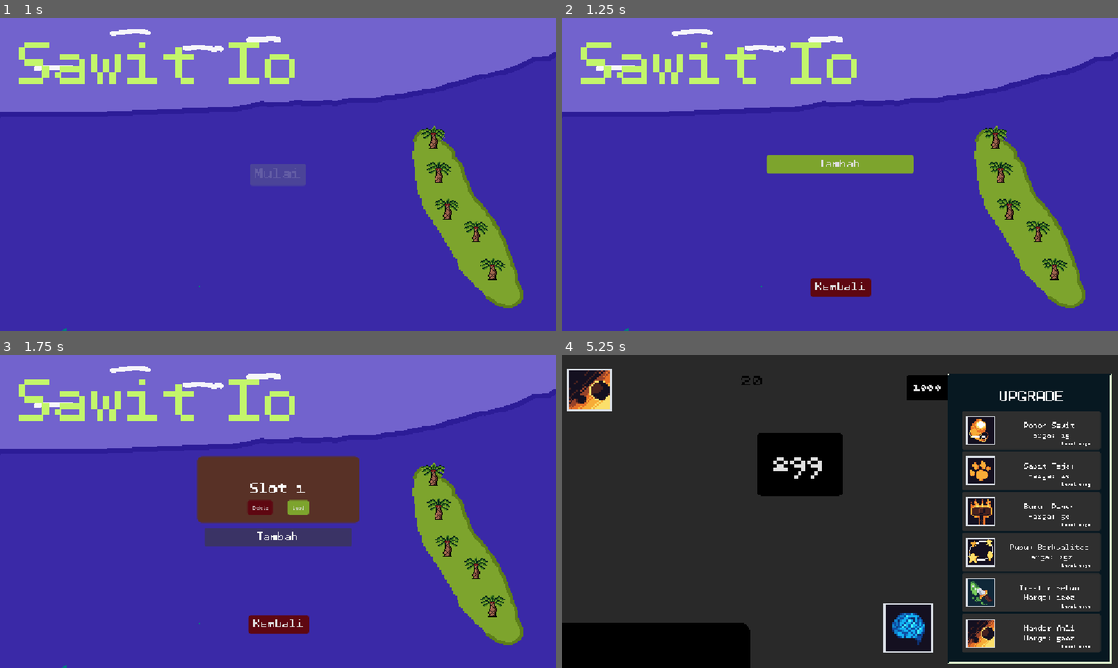
Above: before the commit, frames 1-4 (two rows, left to right).
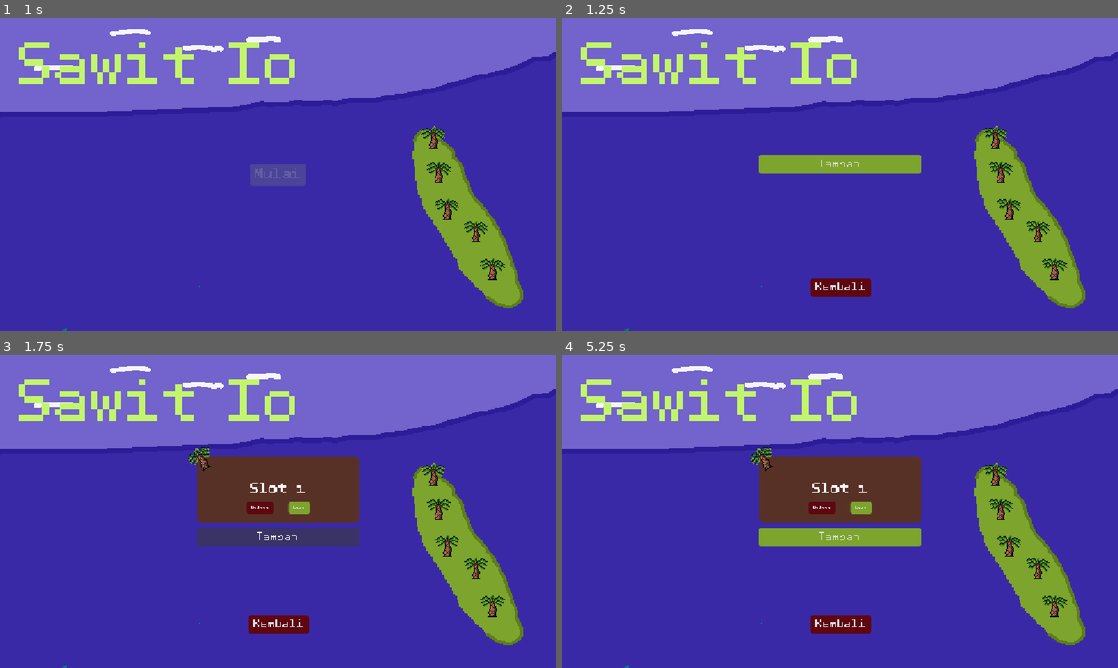
Above: after the commit, the same moments.

Repository: azizul987/Sawit-io
Game: Godot game, scene res://Scene/MainMenui.tscn
Two runs of this game, one before a commit and one after it. Both use one fixed random seed, a clock stepped at 60 frames per second and the inputs below.
Inputs (mouse positions are in pixels of both pictures, inside the frame that each line leads up to):
- Up to frame 1 (1 s): click "Mulai" at 0.5 s
- Up to frame 2 (1.25 s): no input
- Up to frame 3 (1.75 s): click "Tambah" at 1.25 s
- Up to frame 4 (5.25 s): click "Kembali" at 2 s; click "Mulai" at 2.75 s; tap Enter at 3.5 s; drag from (1056, 605) to (1012, 545) at 3.52 s; drag from (1040, 567) to (1001, 508) at 4.27 s; click "Load" at 5 s

Frame 1 is identical in both runs. In frame 2, 0.2% of the frame differs, in the area x 35-65%, y 43-50%; in frame 3, 0.5%; in frame 4, 100%, in the area x 0-100%, y 0-100%.

Commit message:
Tambahkan sistem sarat antar upgrade dan perbaiki clip padding di menu save slot

Diff:
--- a/Logic/Data Templete/Data/Source/UpgradeData.gd
+++ b/Logic/Data Templete/Data/Source/UpgradeData.gd
@@ -24,6 +24,14 @@
 @export var current_level: int = 0
 @export var max_level: int = 10
 
+@export_category("Requirement")
+@export var required_upgrade: UpgradeData
+@export var required_level: int = 0
+
+
+func is_unlocked() -> bool:
+	return required_upgrade == null or required_upgrade.current_level >= required_level
+
 
 func can_upgrade() -> bool:
 	return current_level < max_level
--- a/Logic/Data Templete/Data/ress/updatedatabase.tres
+++ b/Logic/Data Templete/Data/ress/updatedatabase.tres
@@ -26,6 +26,8 @@
 icon = ExtResource("3_sabit")
 effect_value = 2.0
 max_level = 25
+required_upgrade = SubResource("Resource_pohonsawit")
+required_level = 1
 metadata/_custom_type_script = "uid://g1tewc4pomil"
 
 [sub_resource type="Resource" id="Resource_buruh"]
@@ -37,6 +39,8 @@
 effect_type = 2
 effect_value = 3.0
 max_level = 50
+required_upgrade = SubResource("Resource_sabit")
+required_level = 2
 metadata/_custom_type_script = "uid://g1tewc4pomil"
 
 [sub_resource type="Resource" id="Resource_pupuk"]
@@ -48,6 +52,8 @@
 icon = ExtResource("5_pupuk")
 effect_value = 15.0
 max_level = 30
+required_upgrade = SubResource("Resource_buruh")
+required_level = 3
 metadata/_custom_type_script = "uid://g1tewc4pomil"
 
 [sub_resource type="Resource" id="Resource_traktor"]
@@ -60,6 +66,8 @@
 effect_type = 2
 effect_value = 30.0
 max_level = 50
+required_upgrade = SubResource("Resource_pupuk")
+required_level = 3
 metadata/_custom_type_script = "uid://g1tewc4pomil"
 
 [sub_resource type="Resource" id="Resource_mandor"]
@@ -71,6 +79,8 @@
 icon = ExtResource("7_mandor")
 effect_type = 1
 effect_value = 25.0
+required_upgrade = SubResource("Resource_traktor")
+required_level = 3
 metadata/_custom_type_script = "uid://g1tewc4pomil"
 
 [resource]
--- a/Logic/object_For_skrip/SaveSlotItem.tscn
+++ b/Logic/object_For_skrip/SaveSlotItem.tscn
@@ -4,6 +4,7 @@
 [ext_resource type="Script" uid="uid://cvqeqgjrb21wm" path="res://Logic/object_For_skrip/save_slot_item.gd" id="1_k685f"]
 [ext_resource type="StyleBox" uid="uid://bxc7x675qpy2t" path="res://styles/default_btn.tres" id="3_iurdf"]
 [ext_resource type="StyleBox" uid="uid://b6bgi5wq8fg25" path="res://styles/warning_btn.tres" id="3_q5v11"]
+[ext_resource type="Texture2D" uid="uid://gppi7vu38hr3" path="res://Asset/Sawit-2.png" id="5_8adp4"]
 
 [sub_resource type="StyleBoxFlat" id="StyleBoxFlat_iurdf"]
 bg_color = Color(0.34509805, 0.19215687, 0.14901961, 1)
@@ -13,6 +14,21 @@
 corner_radius_bottom_left = 10
 
 [sub_resource type="Theme" id="Theme_q5v11"]
+
+[sub_resource type="AtlasTexture" id="AtlasTexture_dtimm"]
+atlas = ExtResource("5_8adp4")
+region = Rect2(0, 0, 32, 32)
+
+[sub_resource type="SpriteFrames" id="SpriteFrames_hjfu6"]
+animations = [{
+"frames": [{
+"duration": 1.0,
+"texture": SubResource("AtlasTexture_dtimm")
+}],
+"loop": true,
+"name": &"default",
+"speed": 5.0
+}]
 
 [node name="SaveSlot" type="PanelContainer" unique_id=1419727540]
 custom_minimum_size = Vector2(244, 137)
@@ -48,12 +64,25 @@
 
 [node name="Delete" type="Button" parent="MarginContainer/CenterContainer/HBoxContainer" unique_id=1762003973]
 layout_mode = 2
+theme_override_fonts/font = ExtResource("1_6whm3")
 theme_override_font_sizes/font_size = 10
 theme_override_styles/normal = ExtResource("3_q5v11")
 text = "Delete"
 
 [node name="Load" type="Button" parent="MarginContainer/CenterContainer/HBoxContainer" unique_id=1075046711]
 layout_mode = 2
+theme_override_fonts/font = ExtResource("1_6whm3")
 theme_override_font_sizes/font_size = 10
 theme_override_styles/normal = ExtResource("3_iurdf")
 text = "Load"
+
+[node name="AnimatedSprite2D" type="AnimatedSprite2D" parent="." unique_id=12003656]
+position = Vector2(-37.25528, -11.176582)
+rotation = -0.5235988
+scale = Vector2(2, 2)
+sprite_frames = SubResource("SpriteFrames_hjfu6")
+centered = false
+
+[node name="Control" type="Control" parent="." unique_id=802436756]
+layout_mode = 2
+size_flags_stretch_ratio = 11.5
--- a/Scene/MainMenui.tscn
+++ b/Scene/MainMenui.tscn
@@ -6,6 +6,7 @@
 [ext_resource type="PackedScene" uid="uid://rt1bn0tgf0y3" path="res://sawit.tscn" id="3_a0ht3"]
 [ext_resource type="StyleBox" uid="uid://b6bgi5wq8fg25" path="res://styles/warning_btn.tres" id="5_43fsk"]
 [ext_resource type="StyleBox" uid="uid://bxc7x675qpy2t" path="res://styles/default_btn.tres" id="5_a0ht3"]
+[ext_resource type="PackedScene" uid="uid://ixfjwv7jcibd" path="res://Logic/object_For_skrip/SaveSlotItem.tscn" id="5_y1wp1"]
 
 [sub_resource type="StyleBoxTexture" id="StyleBoxTexture_w84f2"]
 texture = ExtResource("2_3r8ox")
@@ -193,23 +194,33 @@
 anchor_top = 0.5
 anchor_right = 0.5
 anchor_bottom = 0.5
-offset_left = -168.0
-offset_top = -237.11581
+offset_left = -220.0
+offset_top = -260.11581
 offset_right = 168.0
 offset_bottom = 194.98462
 grow_horizontal = 2
 grow_vertical = 2
 vertical_scroll_mode = 3
 
-[node name="VBoxContainer" type="VBoxContainer" parent="CanvasLayer/SaveMenu/ScrollContainer" unique_id=2035582607]
+[node name="MarginContainer" type="MarginContainer" parent="CanvasLayer/SaveMenu/ScrollContainer" unique_id=538194012]
+layout_mode = 2
+size_flags_horizontal = 3
+size_flags_vertical = 3
+theme_override_constants/margin_left = 52
+theme_override_constants/margin_top = 23
+
+[node name="VBoxContainer" type="VBoxContainer" parent="CanvasLayer/SaveMenu/ScrollContainer/MarginContainer" unique_id=2035582607]
 layout_mode = 2
 size_flags_horizontal = 3
 size_flags_vertical = 3
 theme_override_constants/separation = 11
 alignment = 1
 
-[node name="Add" type="Button" parent="CanvasLayer/SaveMenu/ScrollContainer/VBoxContainer" unique_id=1660065971]
-custom_minimum_size = Vector2(305, 31)
+[node name="SaveSlot" parent="CanvasLayer/SaveMenu/ScrollContainer/MarginContainer/VBoxContainer" unique_id=1419727540 instance=ExtResource("5_y1wp1")]
+layout_mode = 2
+
+[node name="Add" type="Button" parent="CanvasLayer/SaveMenu/ScrollContainer/MarginContainer/VBoxContainer" unique_id=1660065971]
+custom_minimum_size = Vector2(336.145, 31)
 layout_mode = 2
 size_flags_horizontal = 4
 theme_override_fonts/font = ExtResource("1_k3gr3")
--- a/Scene/main.tscn
+++ b/Scene/main.tscn
@@ -393,6 +393,7 @@
 position = Vector2(7347.9834, 8093.9995)
 zoom = Vector2(5, 5)
 script = ExtResource("6_ow1sv")
+batas_zoom_out = Array[float]([0.03, 0.25, 0.5])
 
 [node name="Button" parent="." unique_id=2045411329 instance=ExtResource("12_mxd2g")]
 visible = false
--- a/Scene/main_menui.gd
+++ b/Scene/main_menui.gd
@@ -2,8 +2,8 @@
 
 const SAVE_SLOT_SCENE = preload("res://Logic/object_For_skrip/SaveSlotItem.tscn")
 
-@onready var slot_container = $CanvasLayer/SaveMenu/ScrollContainer/VBoxContainer
-@onready var add_button =$CanvasLayer/SaveMenu/ScrollContainer/VBoxContainer/Add
+@onready var slot_container = $CanvasLayer/SaveMenu/ScrollContainer/MarginContainer/VBoxContainer
+@onready var add_button = $CanvasLayer/SaveMenu/ScrollContainer/MarginContainer/VBoxContainer/Add
 # Called when the node enters the scene tree for the first time.
 func _ready() -> void:
 	show_menu_awal()
--- a/Ui/update_menu.gd
+++ b/Ui/update_menu.gd
@@ -38,7 +38,7 @@
 		return
 
 	for upgrade_data: UpgradeData in upgrade_database.upgrades:
-		if upgrade_data == null:
+		if upgrade_data == null or not upgrade_data.is_unlocked():
 			continue
 
 		var button: UpgradeButton = upgrade_button_scene.instantiate()
@@ -84,6 +84,9 @@
 		return
 
 	button.refresh()
+	var total_unlocked := 0
+	for u in upgrade_database.upgrades: if u and u.is_unlocked(): total_unlocked += 1
+	if total_unlocked != upgrade_container.get_child_count(): generate_upgrade_buttons()
 	if upgrade_data.upgrade_name == "Pohon Sawit":
 		var map = get_tree().current_scene.get_node_or_null("map")
 		if map: map.spawn_pohon()
